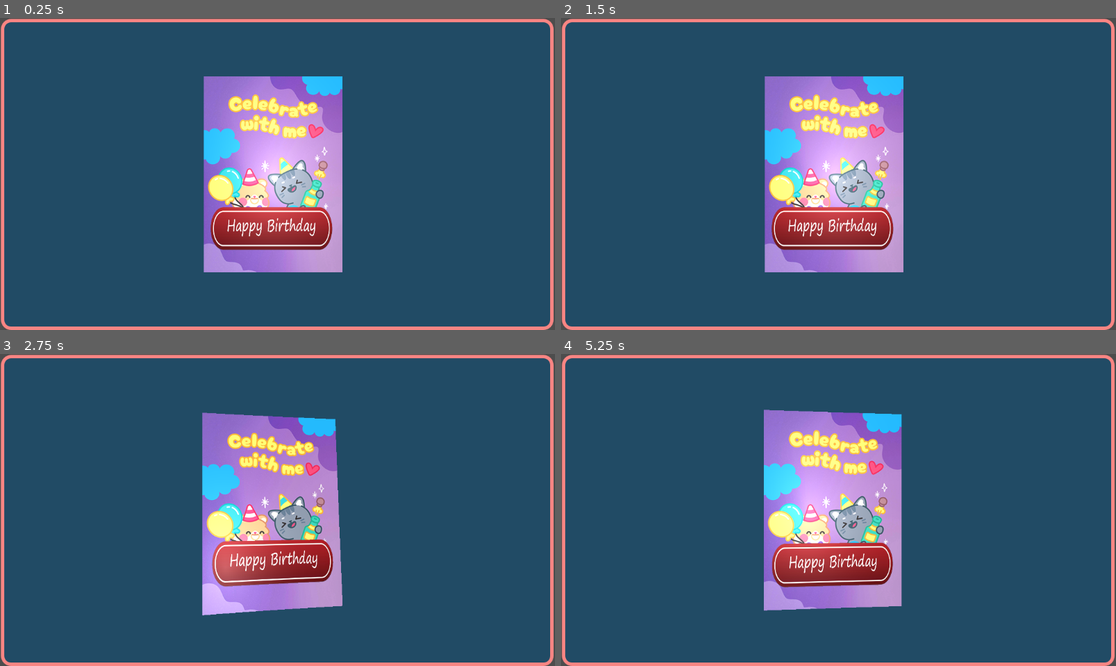
Above: before the commit, frames 1-4 (two rows, left to right).
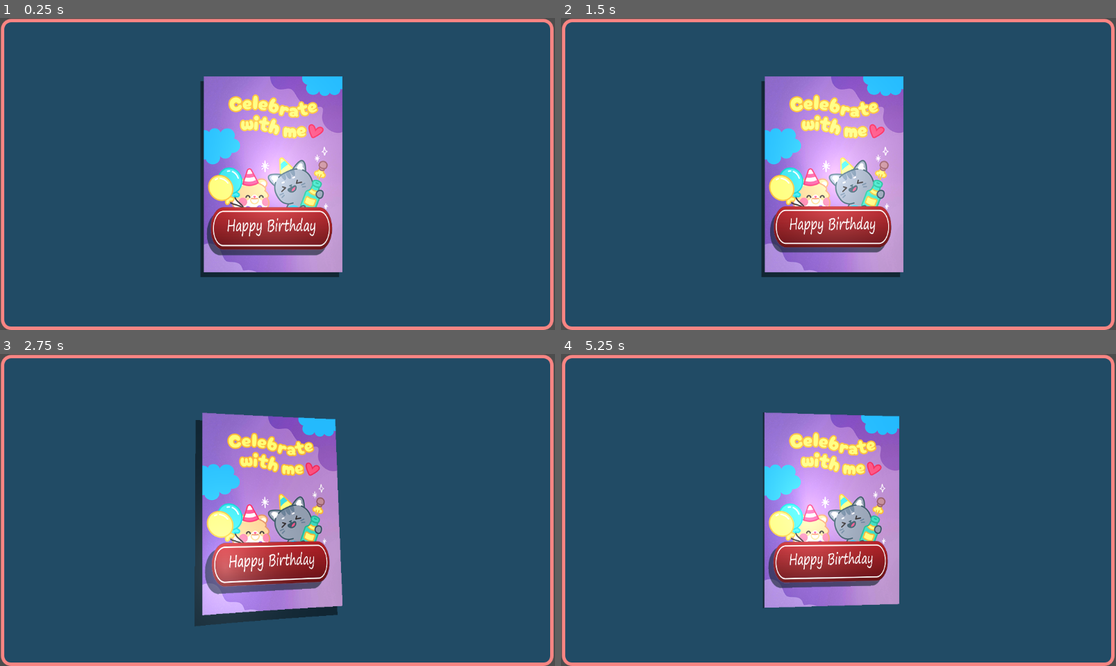
Above: after the commit, the same moments.

Repository: knowercoder/3D-Hover-Shader
Game: Godot game, scene res://Scenes/Hover3D_Advanced.tscn
The game is run twice, just before and just after one commit, with the same random seed, the same clock (stepped at 60 frames per second) and the same inputs.
Inputs (mouse positions are in pixels of both pictures, inside the frame that each line leads up to):
- Up to frame 1 (0.25 s): no input
- Up to frame 2 (1.5 s): tap Enter at 0.5 s; move the mouse to (960, 158) at 0.52 s; click (960, 158) at 0.67 s; tap Space at 1.25 s; move the mouse to (727, 189) at 1.27 s; click (727, 189) at 1.42 s
- Up to frame 3 (2.75 s): tap Enter at 2 s; move the mouse to (333, 441) at 2.02 s; click (333, 441) at 2.17 s
- Up to frame 4 (5.25 s): tap Space at 2.75, 4.25 s; move the mouse to (810, 572) at 2.77 s; click (810, 572) at 2.92 s; tap Enter at 3.5 s; move the mouse to (1005, 556) at 3.52 s; click (1005, 556) at 3.67 s; move the mouse to (672, 463) at 4.27 s; click (672, 463) at 4.42 s; move the mouse to (866, 510) at 5.02 s; click (866, 510) at 5.17 s

The runs differ from the first frame. In frame 1, 1.1% of the frame differs, in the area x 36-62%, y 20-84%; in frame 2, 2.2%; in frame 3, 3.2%; in frame 4, 4.4%, in the area x 36-62%, y 17-83%.
Error after the commit: Invalid access to property or key 'position' on a base object of type 'InputEventKey'. (res://Scripts/Hover3D_Advanced.gd:37)

Commit message:
added shadow and click features

Diff:
--- a/Scenes/Hover3D_Advanced.tscn
+++ b/Scenes/Hover3D_Advanced.tscn
@@ -3,7 +3,7 @@
 [ext_resource type="Shader" uid="uid://co75u220wy41s" path="res://Shaders/Hover3D_Advanced.gdshader" id="1_i5sfs"]
 [ext_resource type="Texture2D" uid="uid://dd1a4k6twht15" path="res://Sprites/BirthdayCard.png" id="2_mwl0d"]
 [ext_resource type="Texture2D" uid="uid://71k0yynaonjv" path="res://Sprites/button.png" id="2_yae86"]
-[ext_resource type="Script" uid="uid://0sj48v4o0iyw" path="res://Scripts/Hover3D.gd" id="3_igksg"]
+[ext_resource type="Script" uid="uid://cnrn6nvtwnwiv" path="res://Scripts/Hover3D_Advanced.gd" id="4_i5sfs"]
 
 [sub_resource type="StyleBoxFlat" id="StyleBoxFlat_077hx"]
 bg_color = Color(0.129412, 0.294118, 0.396078, 1)
@@ -28,6 +28,10 @@
 shader_parameter/_secondTint = Color(1, 1, 1, 1)
 shader_parameter/_texPos2 = Vector4(0.15, 0.63, 0.68, 0.17)
 shader_parameter/_zDist2 = 0.06
+shader_parameter/_isShadows = true
+shader_parameter/_shadowOffset = Vector2(0.02, -0.02)
+shader_parameter/_shadowOffset2 = Vector2(0.02, -0.02)
+shader_parameter/_shadowCol = Color(0, 0, 0, 0.5)
 shader_parameter/_isSpecularLight = true
 shader_parameter/_speularLightIntensity = 0.3
 shader_parameter/_speularLightPower = 3.0
@@ -52,7 +56,7 @@
 scale = Vector2(1.2, 1.2)
 texture = ExtResource("2_mwl0d")
 expand_mode = 1
-script = ExtResource("3_igksg")
+script = ExtResource("4_i5sfs")
 
 [connection signal="mouse_entered" from="Panel/TextureRect" to="Panel/TextureRect" method="_on_mouse_entered"]
 [connection signal="mouse_exited" from="Panel/TextureRect" to="Panel/TextureRect" method="_on_mouse_exited"]
--- a/Scenes/Hover3D_Basic.tscn
+++ b/Scenes/Hover3D_Basic.tscn
@@ -2,7 +2,7 @@
 
 [ext_resource type="Shader" uid="uid://o22b6o4dqekk" path="res://Shaders/Hover3D_Basic.gdshader" id="1_1xc6x"]
 [ext_resource type="Texture2D" uid="uid://dd1a4k6twht15" path="res://Sprites/BirthdayCard.png" id="2_1xc6x"]
-[ext_resource type="Script" uid="uid://0sj48v4o0iyw" path="res://Scripts/Hover3D.gd" id="2_a3wo0"]
+[ext_resource type="Script" uid="uid://0sj48v4o0iyw" path="res://Scripts/Hover3D_Basic.gd" id="2_a3wo0"]
 [ext_resource type="Texture2D" uid="uid://cmd4us3v3mj73" path="res://Sprites/BirthdayCard_250x200.png" id="5_iw7s8"]
 
 [sub_resource type="StyleBoxFlat" id="StyleBoxFlat_077hx"]
--- /dev/null
+++ b/Scripts/Hover3D_Advanced.gd
@@ -0,0 +1,79 @@
+extends TextureRect
+
+@export var exit_tween_duration: float = 0.3
+
+var is_mouse_inside : bool
+var exit_tween : Tween
+
+var relative_mouse_position = Vector2(0, 0)
+
+# shader parameters
+var tex_pos = Vector2(0, 0)
+var tex_size = Vector2(1, 1)
+var zdist = 0.0
+var shadow_pos = Vector2(0, 0)
+
+var tex_pos2 = Vector2(0, 0)
+var tex_size2 = Vector2(1, 1)
+var zdist2 = 0.0
+var shadow_pos2 = Vector2(0, 0)
+
+func _ready() -> void:
+	set_process_input(true)
+	zdist = material.get_shader_parameter("_zDist")
+	zdist2 = material.get_shader_parameter("_zDist")
+	shadow_pos = material.get_shader_parameter("_shadowOffset")
+	shadow_pos2 = material.get_shader_parameter("_shadowOffset2")
+
+	var tex_pos_size = material.get_shader_parameter("_texPos")
+	tex_pos = Vector2(tex_pos_size.x, tex_pos_size.y) * size * scale
+	tex_size = tex_pos + Vector2(tex_pos_size.z, tex_pos_size.w) * size * scale
+
+	var tex_pos_size2 = material.get_shader_parameter("_texPos2")
+	tex_pos2 = Vector2(tex_pos_size2.x, tex_pos_size2.y) * size * scale
+	tex_size2 = tex_pos2 + Vector2(tex_pos_size2.z, tex_pos_size2.w) * size * scale
+
+func _input(event):
+	var mouse_position = event.position
+	if event is InputEventMouseMotion and is_mouse_inside:
+		relative_mouse_position = mouse_position - global_position
+
+		#divide by scale to make independant of scale
+		#subtract by size/2.0 to center the mouse pos
+		var centred_mouse_postion = relative_mouse_position/scale - size/2.0
+		material.set_shader_parameter("_mousePos", centred_mouse_postion)
+
+	# mouse click
+	if event is InputEventMouseButton:
+		if event.button_index == MOUSE_BUTTON_LEFT and event.pressed: # click down
+			relative_mouse_position = mouse_position - global_position
+			# if mouse inside the second tex
+			if relative_mouse_position.x > tex_pos2.x and relative_mouse_position.y > tex_pos2.y and \
+			relative_mouse_position.x < tex_size2.x and relative_mouse_position.y < tex_size2.y:
+				material.set_shader_parameter("_zDist2", zdist - 0.05)
+				material.set_shader_parameter("_shadowOffset2", Vector2(0, 0))
+			# else if mouse inside the main tex
+			elif relative_mouse_position.x > tex_pos.x and relative_mouse_position.y > tex_pos.y and \
+			relative_mouse_position.x < tex_size.x and relative_mouse_position.y < tex_size.y:
+				material.set_shader_parameter("_zDist", zdist - 0.05)
+				material.set_shader_parameter("_shadowOffset", Vector2(0, 0))
+
+		if event.button_index == MOUSE_BUTTON_LEFT and not event.pressed: # click up
+			material.set_shader_parameter("_zDist", zdist)
+			material.set_shader_parameter("_zDist2", zdist2)
+			material.set_shader_parameter("_shadowOffset", shadow_pos)
+			material.set_shader_parameter("_shadowOffset2", shadow_pos2)
+
+func _on_mouse_entered():
+	is_mouse_inside = true
+
+func _on_mouse_exited():
+	is_mouse_inside = false
+	setNormalState()
+
+#go back to original state with ease out
+func setNormalState():
+	if exit_tween and exit_tween.is_valid():
+		exit_tween.kill()
+	exit_tween = get_tree().create_tween()
+	exit_tween.tween_property(material, "shader_parameter/_mousePos", Vector2.ZERO, exit_tween_duration).set_trans(Tween.TRANS_SINE).set_ease(Tween.EASE_OUT)
--- a/Shaders/Hover3D_Advanced.gdshader
+++ b/Shaders/Hover3D_Advanced.gdshader
@@ -1,3 +1,6 @@
+//3D hover - pro
+//Attach the "Hover3D_pro.gd" script to your canvas item
+
 shader_type canvas_item;
 
 group_uniforms hover;
@@ -26,9 +29,22 @@
 uniform float _zDist2 : hint_range(0., 0.1) = 0;
 group_uniforms;
 
+group_uniforms shadows;
+uniform bool _isShadows = true;
+/**
+* shadow offset for main tex
+*/
+uniform vec2 _shadowOffset;
+/**
+* shadow offset for second tex
+*/
+uniform vec2 _shadowOffset2;
+uniform vec4 _shadowCol : source_color = vec4(0, 0, 0, 0.5);
+group_uniforms;
+
 group_uniforms specular_highlight;
 uniform bool _isSpecularLight = false;
-uniform float _speularLightIntensity = 0.5;
+uniform float _speularLightIntensity = 0.3;
 uniform float _speularLightPower = 3.0;
 group_uniforms;
 
@@ -116,7 +132,32 @@
 		secondTexCol.a = IsOutofBounds(uv2) ? 0. : secondTexCol.a;
 	}
 
-	vec4 finalCol = mix(texCol, secondTexCol, secondTexCol.a);
+	vec4 shadowCol1 = vec4(0.0);
+	vec4 shadowCol2 = vec4(0.0);
+	if(_isShadows){
+		vec2 shadowUv1 = transformUV(vec3(centeredCoord - _shadowOffset.xy, _zDist), rotation, UV);
+		vec2 shadowUv2 = transformUV(vec3(centeredCoord - _shadowOffset2.xy, _zDist + _zDist2), rotation, UV);
+
+		shadowUv1 = (shadowUv1 - _texPos.xy) / _texPos.zw;
+		shadowUv1 -= vec2(tiltAngleY, -tiltAngleX) * 0.1;
+		shadowCol1 = texture(TEXTURE, shadowUv1) * _shadowCol;
+		shadowCol1.a = IsOutofBounds(shadowUv1) ? 0. : shadowCol1.a;
+
+		if(_isSecondTex){
+			vec2 shadowUv2 = (shadowUv2 - _texPos2.xy) / _texPos2.zw;
+			shadowUv2 -= vec2(tiltAngleY, -tiltAngleX) * 0.1;
+			shadowCol2 = texture(_secondTex, shadowUv2) * _shadowCol;
+			shadowCol2.a = IsOutofBounds(shadowUv2) ? 0. : shadowCol2.a;
+		}
+	}
+
+	//main color with shadow
+	vec4 mainCol = mix(shadowCol1, texCol, texCol.a);
+
+	//second color with shadow
+	vec4 secondCol = mix(shadowCol2, secondTexCol, secondTexCol.a);
+
+	vec4 finalCol = mix(mainCol, secondCol, secondCol.a);
 
 	//specular light
 	float specularvalue = pow(clamp(1.0 - length(uv - 0.5 + mouseoffset), 0.0, 1.0), _speularLightPower) * _speularLightIntensity;
Not shown, added: Scripts/Hover3D_Advanced.gd.uid
Renamed: Scripts/Hover3D.gd -> Scripts/Hover3D_Basic.gd
Renamed: Scripts/Hover3D.gd.uid -> Scripts/Hover3D_Basic.gd.uid
